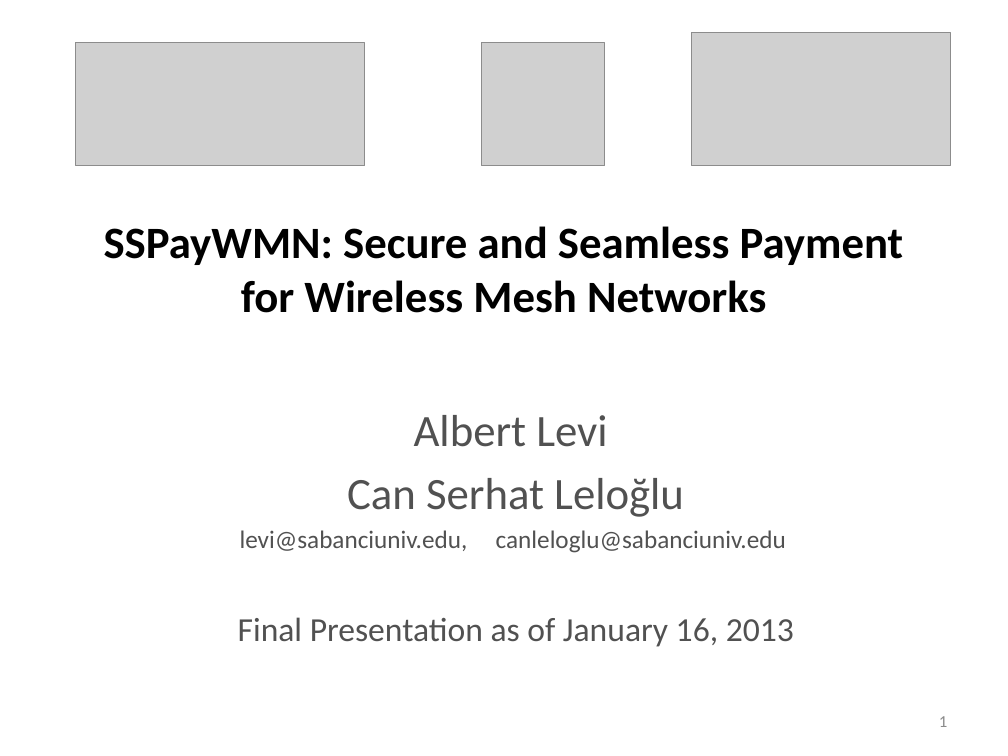
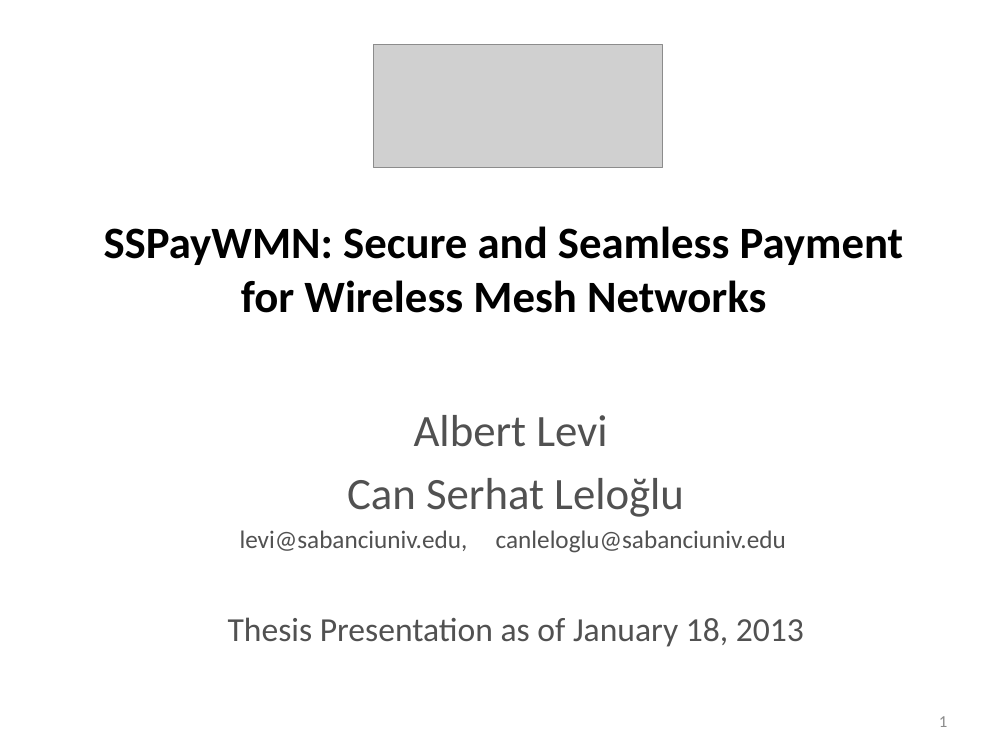
Before and after one commit to canleloglu/worddoc, a slide deck: slide 1 of sunum16Jan.pptx. Drawn at 1008x756 pixels with LibreOffice and Linux fonts; fonts in the diff are those of the drawing; grey boxes stand for pictures. Boxes give left, top, right and bottom in pixels: in the first picture for what was removed or moved away, otherwise in the second. Text is boxed around its words. In the diff, an @@ line names an element or a change of style, - is before the commit and + after.

```diff
--- a/sunum16Jan.pptx
+++ b/sunum16Jan.pptx
@@ picture: place and size @@
-picture at <box>76,42,365,165</box>
+picture at <box>374,44,663,167</box>
@@ picture removed at <box>482,42,605,165</box> @@
@@ picture removed at <box>691,32,950,165</box> @@
@@ subtitle at <box>228,617,804,647</box>: text changed @@
-Final Presentation as of January 16, 2013
+Thesis Presentation as of January 18, 2013
```
Also in this commit, not shown: 19 other slides changed, 1 slide added, 18 slides removed, 7 other files.
